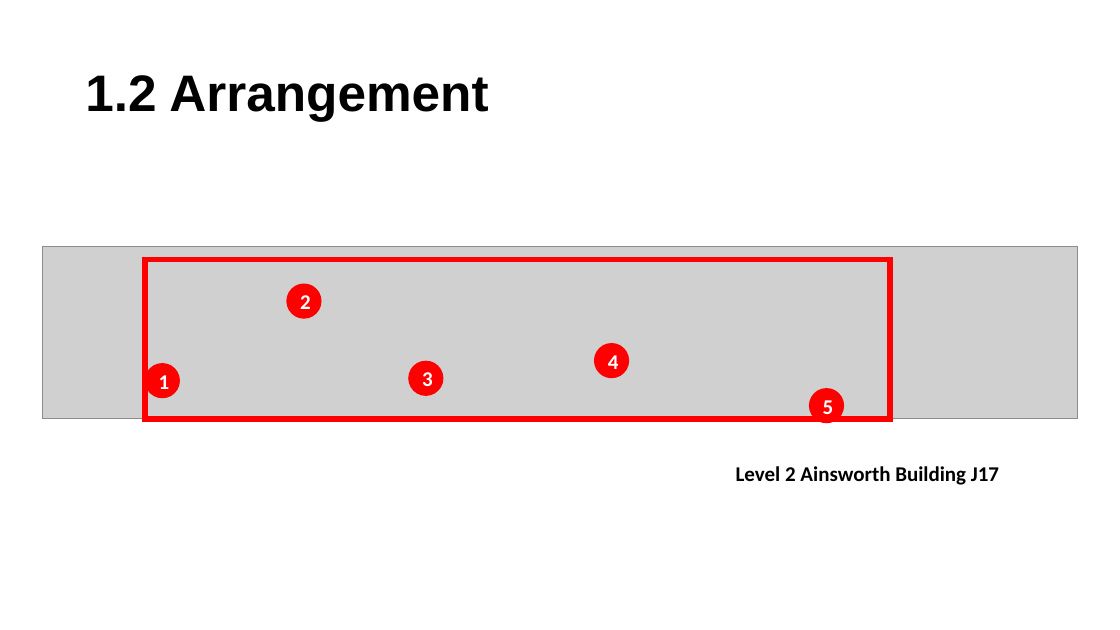
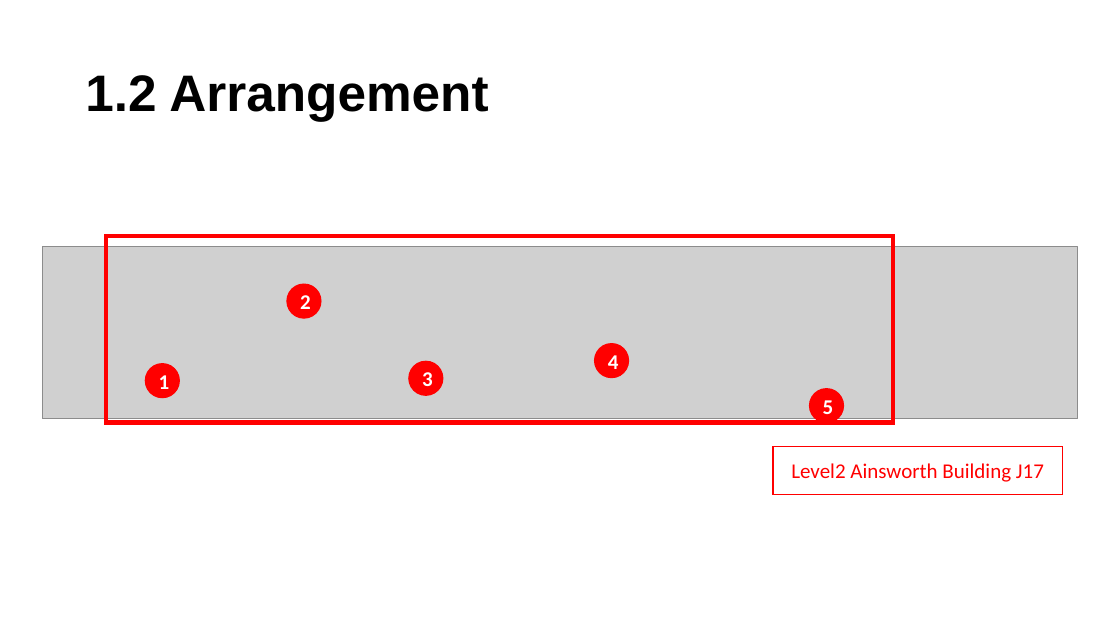
Before and after one commit to xzho2604/iot_project, a slide deck: slide 4 of report/iot_presentation3.0.pptx. Drawn at 1120x630 pixels with LibreOffice and Linux fonts; fonts in the diff are those of the drawing; grey boxes stand for pictures. Boxes give left, top, right and bottom in pixels: in the first picture for what was removed or moved away, otherwise in the second. Text is boxed around its words. In the diff, an @@ line names an element or a change of style, - is before the commit and + after.

```diff
--- a/report/iot_presentation3.0.pptx
+++ b/report/iot_presentation3.0.pptx
@@ rectangle: place and size @@
-rectangle at box(145, 260, 890, 419)
+rectangle at box(107, 236, 894, 423)
@@ rectangle at box(107, 236, 894, 423): outline #FF0000 5 pt to #FF0000 3.75 pt @@
@@ rectangle "Level2 Ainsworth Building J17": place and size @@
-rectangle "Level2 Ainsworth Building J17" at box(736, 466, 999, 485)
+rectangle "Level2 Ainsworth Building J17" at box(773, 447, 1063, 495)
@@ rectangle "Level2 Ainsworth Building J17" at box(773, 447, 1063, 495): vertical alignment top to middle; outline none to #FF0000 1 pt @@
@@ text in rectangle at box(791, 463, 1044, 482): text changed; text colour #000000 to #FF0000; bold off @@
-Level 2 Ainsworth Building J17
+Level2 Ainsworth Building J17
```
Also in this commit, not shown: 1 other slide changed, 11 other files.
